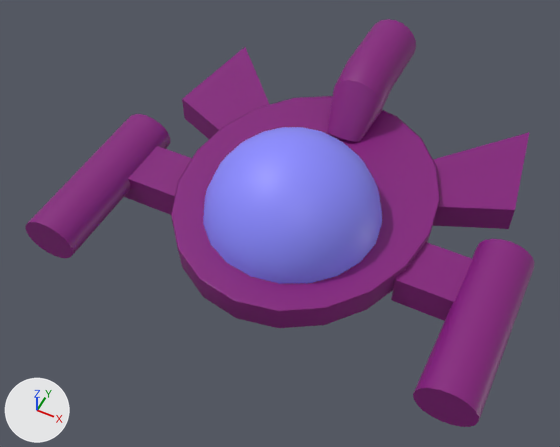
What one commit did to the FBX model Assets/Enemy.fbx.
Before and after are seen from a 50 mm lens placed at (0.0169, -0.036, 0.045), pointed at (-0.0013, 0.0006, -0.0008). Arrows for +X, +Y and +Z are at lower left; the lights stay in place. Where no turn or scale is listed for an object, it has been applied to the vertices.

Script lines for the objects in view, before the commit:
```python
mat_lambert3 = principled_material('lambert3')
mat_lambert3.base_color = (0.235, 0.00708, 0.203)  # purple #85147c
me_mesh = bpy.data.meshes.new('Mesh')
me_mesh.from_pydata(...)  # 841 vertices, 1628 faces; spans x -0.0177..0.0177, y -0.0153..0.0146, z -0.0057..0.0057
# faces by material slot: [1128, 500]
me_mesh.materials.append(mat_lambert3)  # purple #85147c
me_mesh.materials.append(mat_lambert2)  # blue #8c8cff
ob_pcube5 = bpy.data.objects.new('pCube5', me_mesh)
ob_pcube5.location = (0.0, 0.0055, 0.00235)
```
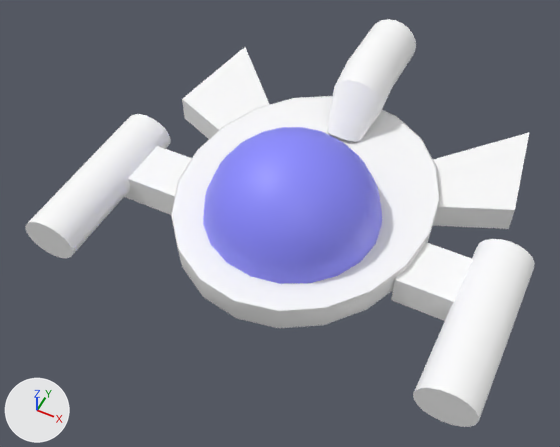
Diff of the bpy script that builds the scene:
```diff
--- a/Assets/Enemy.fbx.py
+++ b/Assets/Enemy.fbx.py
@@ mat_lambert3 @@
 mat_lambert3 = principled_material('lambert3')
-mat_lambert3.base_color = (0.235, 0.00708, 0.203)  # purple #85147c
+mat_lambert3.base_color = (1.0, 1.0, 1.0)  # white #ffffff
```

Where the change shows, as pixel boxes [x1, y1, x2, y2] in the pictures (560 x 447 px):
'pCube5', recoloured (purple to white)
    both: [25, 19, 535, 427]
